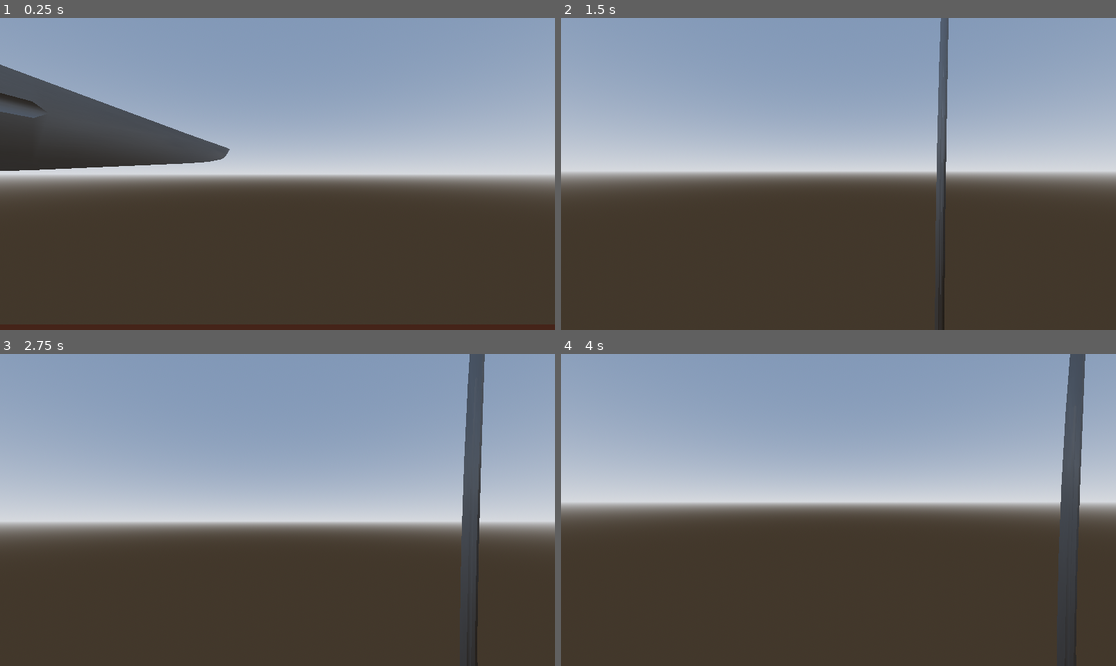
Above: before the commit, frames 1-4 (two rows, left to right).
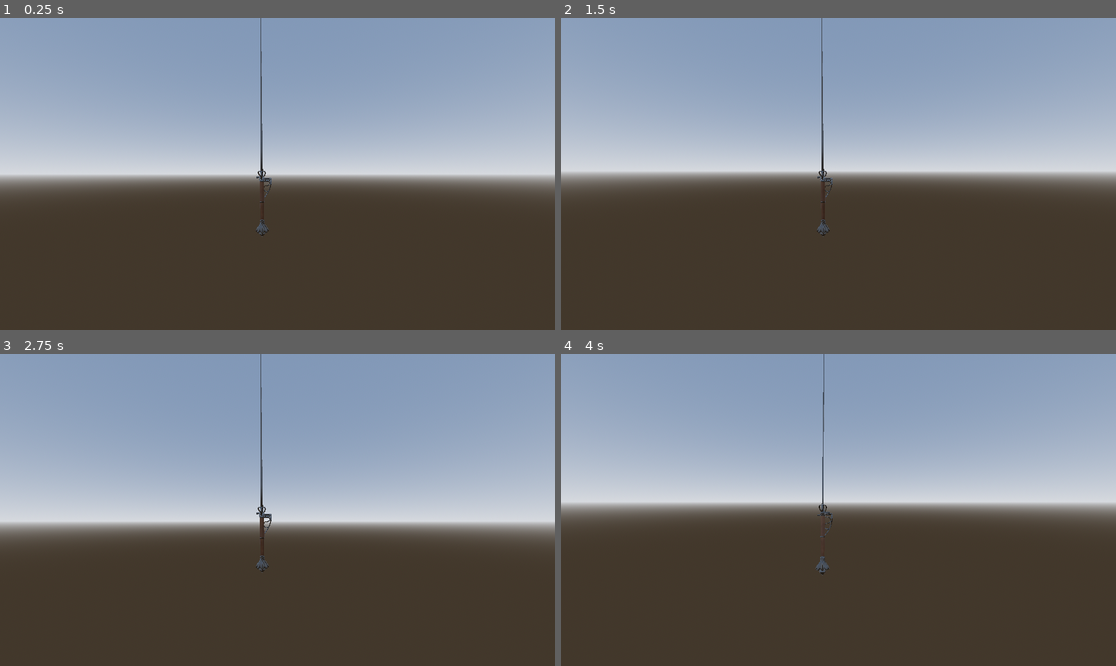
Above: after the commit, the same moments.

Repository: MateusPDK/thePirateDownfall
Game: Godot game, scene res://world.tscn
Two runs of this game, one before a commit and one after it. Both use one fixed random seed, a clock stepped at 60 frames per second and the inputs below.
Inputs (mouse positions are in pixels of both pictures, inside the frame that each line leads up to):
- Up to frame 1 (0.25 s): no input
- Up to frame 2 (1.5 s): move the mouse to (866, 174) at 0.52 s; hold W (forward) from 0.53 s (still down); click (866, 174) at 0.6 s; right-click (866, 174) at 0.8 s; move the mouse to (810, 174) at 1.27 s; right-click (810, 174) at 1.35 s
- Up to frame 3 (2.75 s): keep holding W (forward); click (249, 510) at 1.55 s; move the mouse to (288, 503) at 2.02 s; click (288, 503) at 2.1 s; right-click (288, 503) at 2.3 s
- Up to frame 4 (4 s): keep holding W (forward); move the mouse to (832, 516) at 2.77 s; right-click (832, 516) at 2.85 s; click (832, 516) at 3.05 s; move the mouse to (877, 513) at 3.52 s; click (877, 513) at 3.6 s; right-click (877, 513) at 3.8 s

The runs differ from the first frame. In frame 1, 8.1% of the frame differs, in the area x 0-49%, y 0-71%; in frame 2, 1.4%; in frame 3, 2.4%; in frame 4, 2.2%.

Commit message:
Creation of logic for VR controller, and Atack logic without the VR controller

Diff:
--- a/character.gd
+++ b/character.gd
@@ -2,6 +2,7 @@
 var vr=false
 const SPEED = 5.0
 var rotate_speed=0.005
+var cannon_count = 0
 
 # Get the gravity from the project settings to be synced with RigidBody nodes.
 var gravity = ProjectSettings.get_setting("physics/3d/default_gravity")
@@ -9,6 +10,9 @@
 	Input.set_mouse_mode(Input.MOUSE_MODE_CAPTURED)
 
 func _physics_process(delta):
+	if Input.is_action_just_pressed("spawn"):
+		get_node("..").createBall()
+
 	if Input.is_action_just_pressed("ui_cancel"):
 		Input.set_mouse_mode(Input.MOUSE_MODE_VISIBLE)
 	# se não estiver no chão, adiciona gravidade
@@ -32,12 +36,12 @@
 	pass
 	if vr == false:
 		if event is InputEventMouseMotion:
-			$XROrigin3D/XRCamera3D.rotate(Vector3.DOWN, event.relative.x * rotate_speed)
-			$XROrigin3D/XRCamera3D.rotate($XROrigin3D/XRCamera3D.transform.basis * Vector3.RIGHT, -event.relative.y * rotate_speed)
-			#rotate(Vector3.DOWN, event.relative.x * rotate_speed)
-			#rotate(transform.basis * Vector3.RIGHT, -event.relative.y * rotate_speed)
-			$XROrigin3D/saber_controller.position= $XROrigin3D/XRCamera3D.transform.basis * Vector3(0.5,-0.3,-1)
-			$XROrigin3D/saber_controller.rotation= $XROrigin3D/XRCamera3D.rotation
+			# $XROrigin3D/XRCamera3D.rotate(Vector3.DOWN, event.relative.x * rotate_speed)
+			self.rotate(Vector3.DOWN, event.relative.x * rotate_speed)
+			self.rotate(self.transform.basis * Vector3.RIGHT, -event.relative.y * rotate_speed)
+
+			$XROrigin3D/saber_controller.position= self.transform.basis * Vector3(0.5,-0.3,-1)
+			$XROrigin3D/saber_controller.rotation= self.rotation
 
 func _on_hitbox_body_entered(body):
 	if (body.is_in_group("canonball")):
@@ -50,3 +54,11 @@
 		Input.set_mouse_mode(Input.MOUSE_MODE_VISIBLE)
 		get_node("../UI/gameover").visible=true
 		get_tree().paused=true
+
+func _on_saber_controller_button_pressed(name):
+	if name == 'trigger_click':
+		get_node("..").createBall()
+
+func _on_saber_area_body_entered(body):
+	if body.is_in_group("cannonball"):
+		body.bat($XROrigin3D/saber_controller.dir)
--- a/character.tscn
+++ b/character.tscn
@@ -7,13 +7,6 @@
 [sub_resource type="CapsuleShape3D" id="CapsuleShape3D_iewjx"]
 
 [sub_resource type="CylinderShape3D" id="CylinderShape3D_e2iqu"]
-
-[sub_resource type="StandardMaterial3D" id="StandardMaterial3D_5pupd"]
-albedo_color = Color(1, 0, 0, 1)
-
-[sub_resource type="BoxMesh" id="BoxMesh_ofnt7"]
-material = SubResource("StandardMaterial3D_5pupd")
-size = Vector3(0.05, 2, 0.05)
 
 [sub_resource type="BoxShape3D" id="BoxShape3D_odaep"]
 size = Vector3(30, 12.828, 200)
@@ -39,20 +32,23 @@
 transform = Transform3D(1, 0, 0, 0, 1, 0, 0, 0, 1, 0, 0, -0.5)
 
 [node name="saber_controller" type="XRController3D" parent="XROrigin3D"]
-transform = Transform3D(1, 0, 0, 0, -4.37114e-08, 1, 0, -1, -4.37114e-08, 0, 0, 0)
+transform = Transform3D(1, 0, 0, 0, 0.118404, 0.992966, 0, -0.992966, 0.118404, 0, 0, -1.85184)
 tracker = &"right_hand"
-pose = &"grip"
+pose = &"aim"
 script = ExtResource("2_q6imq")
 
-[node name="saber_placeholder" type="MeshInstance3D" parent="XROrigin3D/saber_controller"]
-visible = false
-mesh = SubResource("BoxMesh_ofnt7")
+[node name="saber" parent="XROrigin3D/saber_controller" instance=ExtResource("2_nm33h")]
+transform = Transform3D(-1.82351e-07, -0.01, 5.07895e-06, -0.00502273, 4.48341e-06, 0.0086471, -0.0086471, -2.39334e-06, -0.00502273, 0, 0.472214, -0.232999)
 
-[node name="saber" parent="XROrigin3D/saber_controller" instance=ExtResource("2_nm33h")]
-transform = Transform3D(-4.37114e-10, -0.01, -8.74228e-10, 4.37114e-10, -8.74228e-10, 0.01, -0.01, 4.37114e-10, 4.37114e-10, 0, 0, 0)
-metadata/_edit_lock_ = true
+[node name="saber_area" type="Area3D" parent="XROrigin3D/saber_controller/saber"]
+transform = Transform3D(1, -1.45519e-11, 0, 0, 1, 0, -2.98023e-08, 0, 1, 0, 0, 0)
 
-[node name="CollisionShape3D" type="CollisionShape3D" parent="XROrigin3D/saber_controller"]
-transform = Transform3D(-4.37114e-10, -0.01, -8.74228e-10, 4.37114e-10, -8.74228e-10, 0.01, -0.01, 4.37114e-10, 4.37114e-10, -0.1, 0, 0)
+[node name="CollisionShape3D" type="CollisionShape3D" parent="XROrigin3D/saber_controller/saber/saber_area"]
+transform = Transform3D(1, -1.45519e-11, 2.98023e-08, 5.82077e-11, 1, 2.91038e-11, -2.98023e-08, 0, 1, -1.52588e-05, 10, 0)
 shape = SubResource("BoxShape3D_odaep")
-metadata/_edit_lock_ = true
+
+[node name="Marker3D" type="Marker3D" parent="XROrigin3D/saber_controller/saber"]
+transform = Transform3D(1, -2.91038e-11, 0, 2.47383e-10, 1, -1.45519e-10, -2.98023e-08, 2.91038e-11, 1, -4.70239, 9.77046, 92.4692)
+
+[connection signal="button_pressed" from="XROrigin3D/saber_controller" to="." method="_on_saber_controller_button_pressed"]
+[connection signal="body_entered" from="XROrigin3D/saber_controller/saber/saber_area" to="." method="_on_saber_area_body_entered"]
--- a/project.godot
+++ b/project.godot
@@ -42,6 +42,15 @@
 "events": [Object(InputEventMouseButton,"resource_local_to_scene":false,"resource_name":"","device":-1,"window_id":0,"a …(236 unchanged characters)…
 ]
 }
+action={
+"deadzone": 0.5,
+"events": []
+}
+spawn={
+"deadzone": 0.5,
+"events": [Object(InputEventMouseButton,"resource_local_to_scene":false,"resource_name":"","device":-1,"window_id":0,"alt_pressed":false,"shift_pressed":false,"ctrl_pressed":false,"meta_pressed":false,"button_mask":0,"position":Vector2(0, 0),"global_position":Vector2(0, 0),"factor":1.0,"button_index":2,"pressed":false,"double_click":false,"script":null)
+]
+}
 
 [xr]
 
--- a/saber_controller.gd
+++ b/saber_controller.gd
@@ -3,33 +3,33 @@
 # Adjust these variables to control the hit animation
 var hitAnimationDuration = 0.2
 var hitRotationAngle = 15
+var lastPos = Vector3(0,0,0)
+var dir = Vector3(0,0,0)
+var sword_hit = null
 
 # Called when the node enters the scene tree for the first time.
 func _ready():
-	pass # Replace with function body.
-
-# func _input(event):
-# 	if Input.is_action_just_pressed("atack"):
-# 		start_hit_animation()
-
-# func start_hit_animation():
-	# var originalRotation = rotation
-	# var targetRotation = originalRotation.rotated(Vector3(0, 1, 0), deg_to_rad(hitRotationAngle))
-
-	# Use a Tween node or a Timer to animate the rotation over time
-	# var tween = Tween.new()
-	# add_child(tween)
-
-	# tween.interpolate_property(self, "rotation", originalRotation, targetRotation, hitAnimationDuration,
-	# 	Tween.TRANS_LINEAR, Tween.EASE_OUT)
-	# tween.start()
-	# tween.connect("tween_completed", self, "_on_tween_completed")
-
-func _on_tween_completed(object: Object, key: NodePath, value: Variant):
-	reset_sword_rotation()
-
-func reset_sword_rotation():
-	rotation = Vector3(0, 0, 0)  # Reset the sword rotation to its original position
+	lastPos = $saber/Marker3D.global_position
+	self.rotation_degrees = Vector3(35,0,0)
 
 func _process(delta):
-	pass
+	if (get_viewport().use_xr == true):
+		dir = ($saber/Marker3D.global_position - lastPos).normalized()
+		lastPos = $saber/Marker3D.global_position
+	else:
+		dir = ($saber/Marker3D.global_position - lastPos).normalized()
+		lastPos = $saber/Marker3D.global_position
+		# p:  x 0, y 0, z -1.852
+		# r: x -83.2, y 0, z 0
+		self.position = Vector3(0,0,-1.85)
+
+		if (sword_hit != null):
+			if (!sword_hit.is_valid()):
+				self.rotation_degrees = Vector3(35,0,0)
+		else:
+			self.rotation_degrees = Vector3(35,0,0)
+
+		if Input.is_action_just_pressed("atack"):
+			sword_hit = get_tree().create_tween()
+			sword_hit.tween_property(self, "rotation_degrees", Vector3(-90,0,0), 0.2)
+			sword_hit.tween_property(self, "rotation_degrees", Vector3(35,0,0), 0.2)
--- /dev/null
+++ b/test_ball_2.gd
@@ -0,0 +1,18 @@
+extends RigidBody3D
+
+
+# Called when the node enters the scene tree for the first time.
+func _ready():
+	pass # Replace with function body.
+
+
+# Called every frame. 'delta' is the elapsed time since the previous frame.
+func _process(delta):
+	pass
+
+func bat(dir):
+	# self.apply_central_impulse((self.position - saber.global_position).normalized() * 50)
+	# var v = self.position - dir.global_position.normalized()
+	# v = Vector3(v.x, 0, v.z).normalized()
+	# v.y = randf_range(0,2)
+	self.apply_central_impulse(dir.normalized() * 50)
--- /dev/null
+++ b/test_ball_2.tscn
@@ -0,0 +1,22 @@
+[gd_scene load_steps=5 format=3 uid="uid://cv3m3j5piwrec"]
+
+[ext_resource type="Script" path="res://test_ball_2.gd" id="1_pddxr"]
+
+[sub_resource type="StandardMaterial3D" id="StandardMaterial3D_txyo0"]
+albedo_color = Color(0.439216, 0.439216, 0.439216, 1)
+metallic = 1.0
+
+[sub_resource type="SphereMesh" id="SphereMesh_spgww"]
+material = SubResource("StandardMaterial3D_txyo0")
+
+[sub_resource type="SphereShape3D" id="SphereShape3D_4qonp"]
+
+[node name="test_ball2" type="RigidBody3D" groups=["cannonball"]]
+transform = Transform3D(1, 0, 0, 0, 1, 0, 0, 0, 1, -0.00181317, 8.09829, 0.0127344)
+script = ExtResource("1_pddxr")
+
+[node name="test_ball" type="MeshInstance3D" parent="."]
+mesh = SubResource("SphereMesh_spgww")
+
+[node name="CollisionShape3D" type="CollisionShape3D" parent="."]
+shape = SubResource("SphereShape3D_4qonp")
--- /dev/null
+++ b/world.gd
@@ -0,0 +1,19 @@
+extends Node3D
+
+var interface=null
+var ball_comp=preload("res://test_ball_2.tscn")
+
+# Called when the node enters the scene tree for the first time.
+func _ready():
+	interface=XRServer.find_interface("OpenXR")
+	if interface and interface.is_initialized():
+		get_viewport().use_xr=true
+
+# Called every frame. 'delta' is the elapsed time since the previous frame.
+func _process(delta):
+	pass
+
+func createBall():
+	var ball = ball_comp.instantiate()
+	ball.position = Vector3(.05,10,-1)
+	self.add_child(ball)
--- a/world.tscn
+++ b/world.tscn
@@ -1,6 +1,7 @@
-[gd_scene load_steps=9 format=3 uid="uid://bsbwatvoixf0f"]
+[gd_scene load_steps=10 format=3 uid="uid://bsbwatvoixf0f"]
 
 [ext_resource type="PackedScene" uid="uid://cee1rl5ocxctp" path="res://character.tscn" id="1_88rye"]
+[ext_resource type="Script" path="res://world.gd" id="1_g2jen"]
 
 [sub_resource type="ProceduralSkyMaterial" id="ProceduralSkyMaterial_sfhto"]
 
@@ -22,21 +23,23 @@
 size = Vector2(20, 6)
 
 [sub_resource type="BoxShape3D" id="BoxShape3D_l14bn"]
-size = Vector3(20, 0.1, 6)
+size = Vector3(20, 7.29869, 6)
 
 [node name="world" type="Node3D"]
+script = ExtResource("1_g2jen")
 
 [node name="WorldEnvironment" type="WorldEnvironment" parent="."]
 environment = SubResource("Environment_e6mgp")
 camera_attributes = SubResource("CameraAttributesPractical_4eaxw")
 
 [node name="main_ship" type="StaticBody3D" parent="."]
-transform = Transform3D(1, 0, 0, 0, 1, 0, 0, 0, 1, 0, -0.1, 0)
+transform = Transform3D(1, 0, 0, 0, 1, 0, 0, 0, 1, 0, -0.676129, 0)
 
 [node name="deck" type="MeshInstance3D" parent="main_ship"]
 mesh = SubResource("PlaneMesh_anc4m")
 
 [node name="deck_hitbox" type="CollisionShape3D" parent="main_ship"]
+transform = Transform3D(1, 0, 0, 0, 1, 0, 0, 0, 1, 0, -3.64382, 0)
 shape = SubResource("BoxShape3D_l14bn")
 
 [node name="character" parent="." instance=ExtResource("1_88rye")]
Not shown: 1 places in character.tscn that only renumber resources
